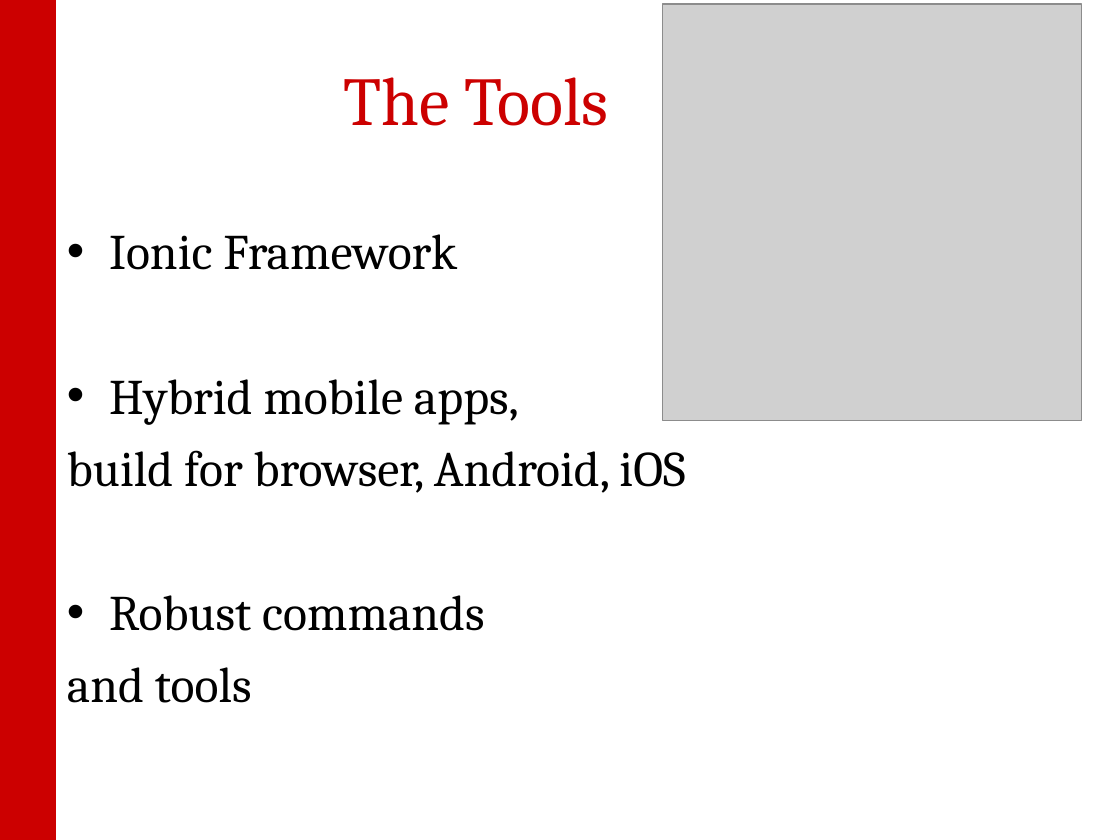
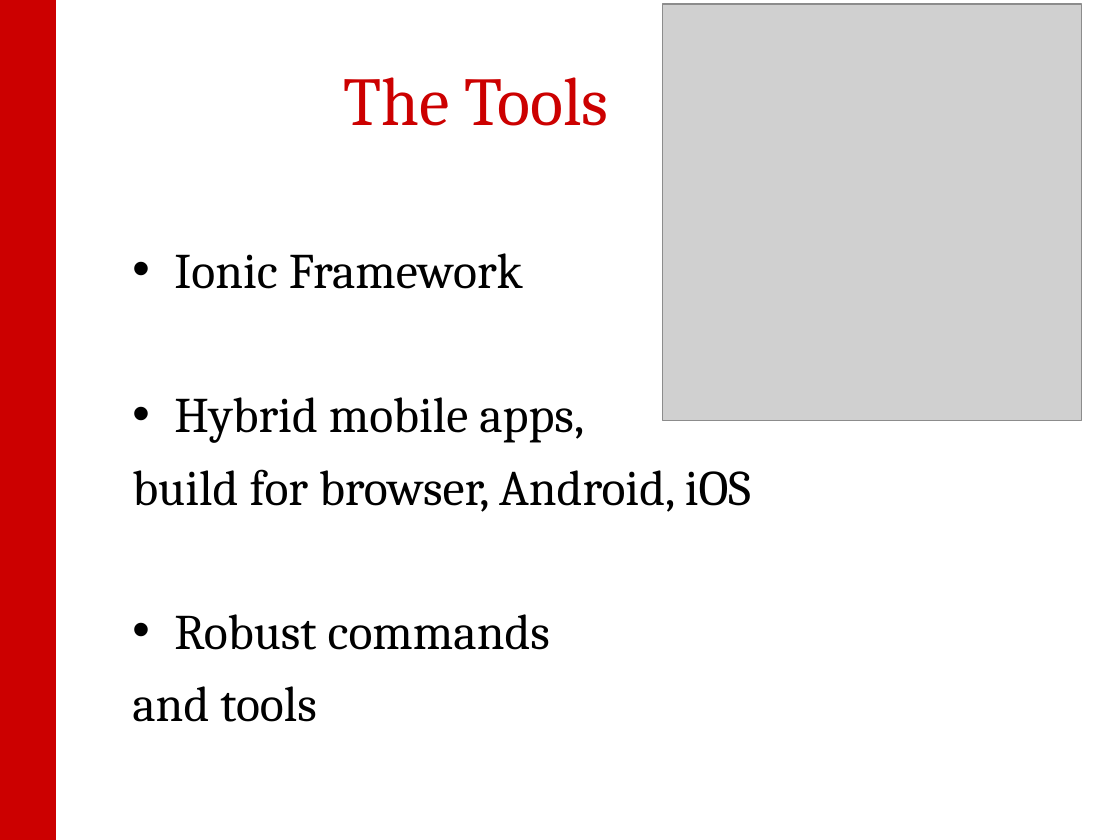
Before and after one commit to NCSUWebClass/fall14-recognize1, a slide deck: slide 3 of PowerpointFinal.ppt. Drawn at 1120x840 pixels with LibreOffice and Linux fonts; fonts in the diff are those of the drawing; grey boxes stand for pictures; background and template pictures are left out. Boxes give left, top, right and bottom in pixels: in the first picture for what was removed or moved away, otherwise in the second. Text is boxed around its words. In the diff, an @@ line names an element or a change of style, - is before the commit and + after.

```diff
--- a/PowerpointFinal.ppt
+++ b/PowerpointFinal.ppt
@@ text "Ionic Framework": place and size @@
-text "Ionic Framework" at (67, 234, 685, 703)
+text "Ionic Framework" at (132, 253, 751, 722)
```
Also in this commit, not shown: 1 other slide changed.
